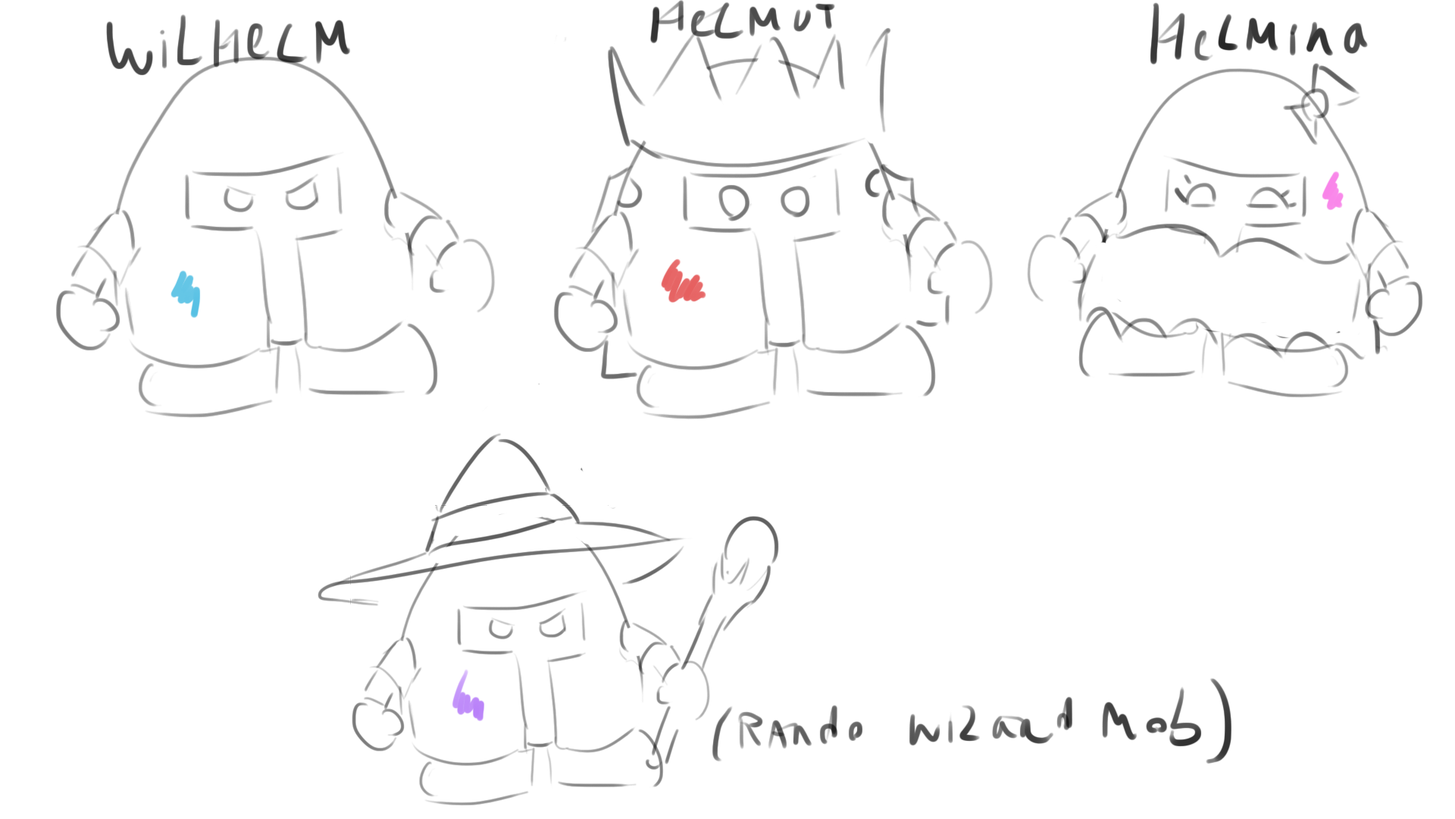
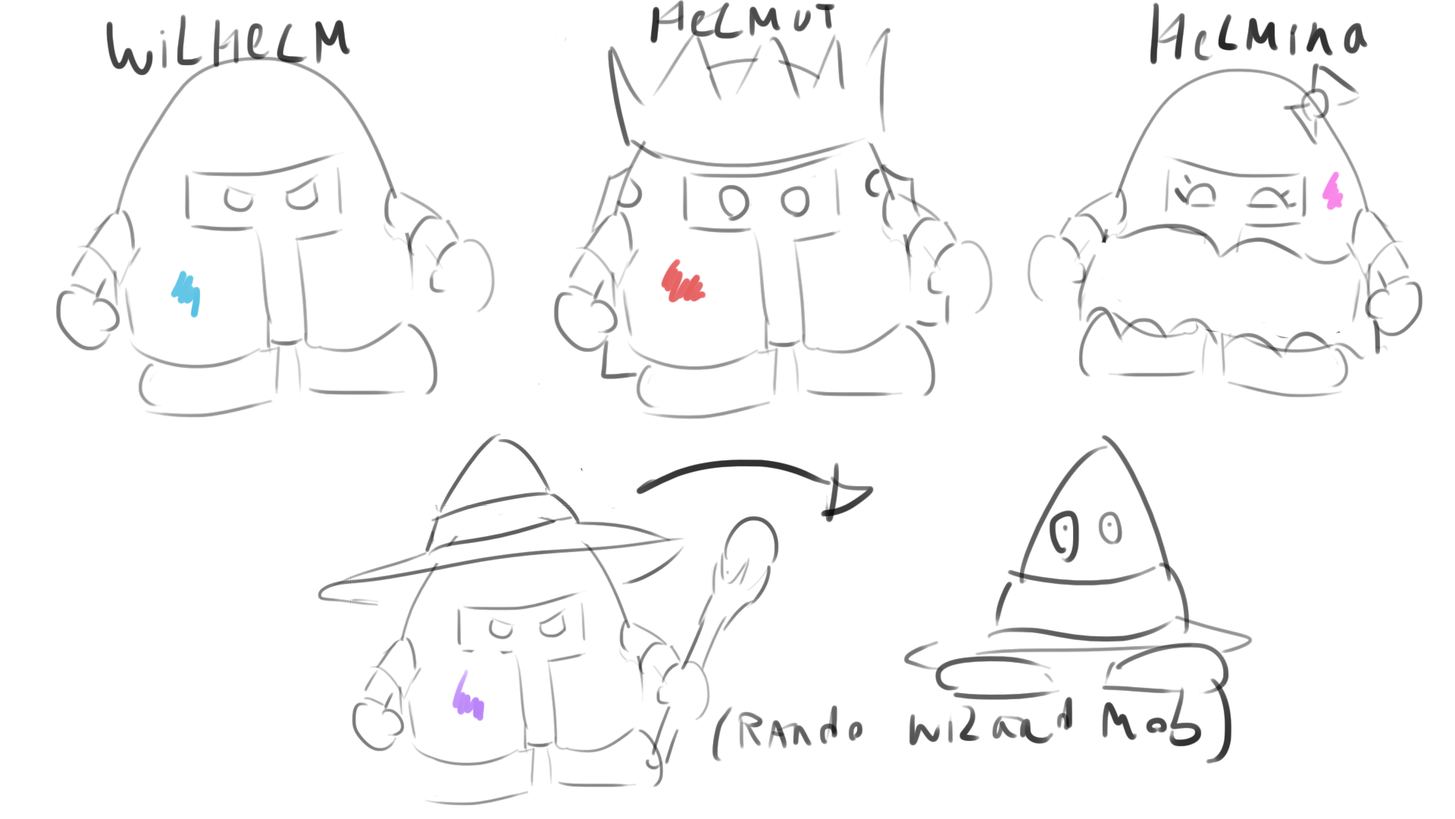
Two versions of the same layered image (1455 × 819). Layer-by-layer changes:
painted on "Laag 3" over [419, 434, 1253, 797]
